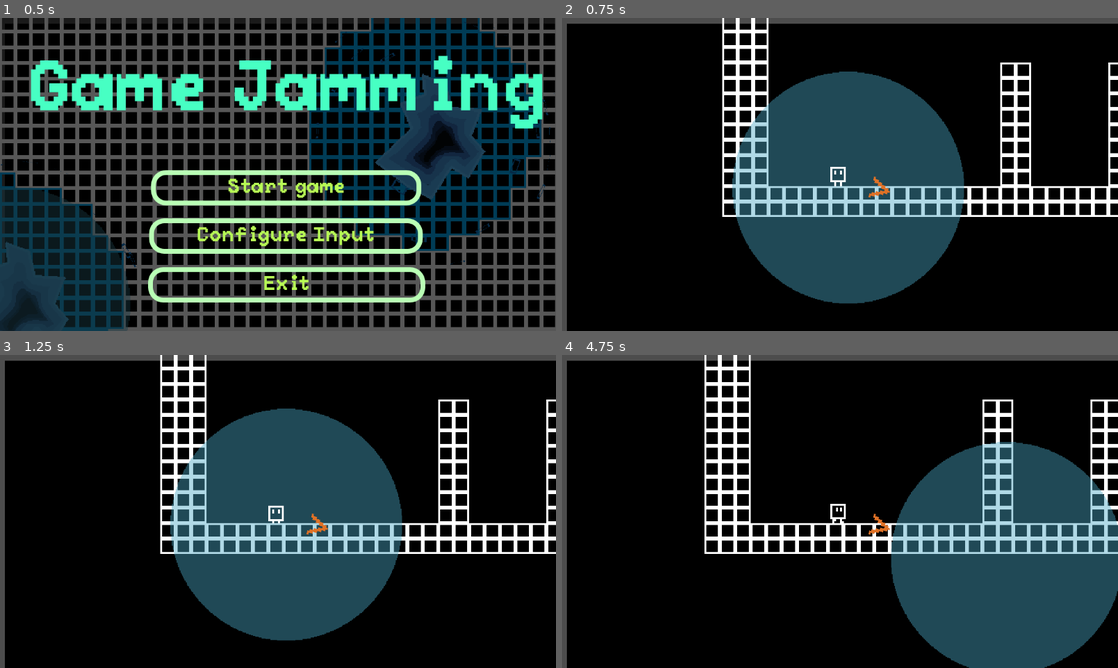
Above: before the commit, frames 1-4 (two rows, left to right).
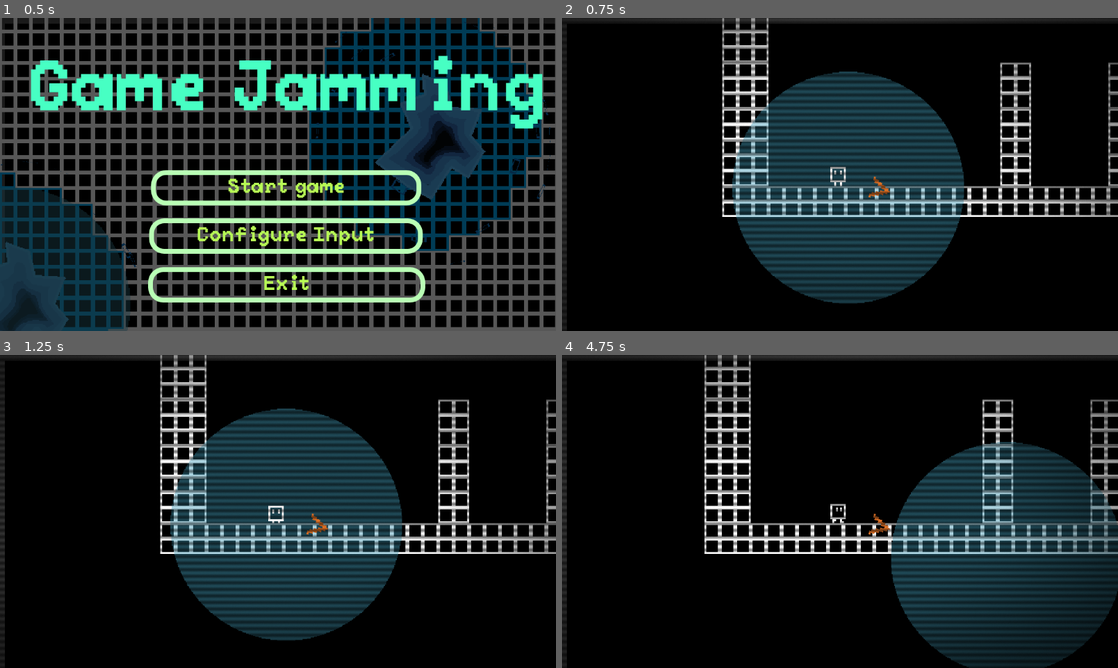
Above: after the commit, the same moments.

Repository: rcdalapicola/gwj
Game: Godot game, scene res://Menu/menu.tscn
The game is run twice, just before and just after one commit, with the same random seed, the same clock (stepped at 60 frames per second) and the same inputs.
Inputs (mouse positions are in pixels of both pictures, inside the frame that each line leads up to):
- Up to frame 1 (0.5 s): no input
- Up to frame 2 (0.75 s): click "Start game" at 0.5 s
- Up to frame 3 (1.25 s): no input
- Up to frame 4 (4.75 s): tap Enter (ui_accept) at 1.25, 1.52, 2.27, 3.77, 4.52 s; move the mouse to (962, 495) at 1.27 s; hold D (right) 1.28-2.78 s; click (962, 495) at 1.35 s; move the mouse to (728, 527) at 2.02 s; click (728, 527) at 2.1 s; move the mouse to (895, 442) at 2.77 s; hold A (left) 2.78-3.53 s; click (895, 442) at 2.85 s; move the mouse to (812, 574) at 3.52 s; hold D (right) from 3.53 s (still down); click (812, 574) at 3.6 s; move the mouse to (1006, 558) at 4.27 s; click (1006, 558) at 4.35 s

Frame 1 is identical in both runs. In frame 2, 18% of the frame differs, in the area x 0-100%, y 0-100%; in frame 3, 18%; in frame 4, 23%.

Commit message:
Add CRT filter (shader + overlay) and apply to all level scenes

Diff:
--- /dev/null
+++ b/Menu/crt_filter.tscn
@@ -0,0 +1,22 @@
+[gd_scene load_steps=2 format=4 uid="uid://crtfilter"]
+
+[ext_resource type="Shader" path="res://Menu/crt_shader.gdshader" id="1_crt"]
+
+[sub_resource type="ShaderMaterial" id="ShaderMaterial_crt"]
+shader = ExtResource("1_crt")
+shader_parameter/scanline_count = 300.0
+shader_parameter/scanline_brightness = 0.08
+shader_parameter/vignette_strength = 0.6
+shader_parameter/noise_strength = 0.04
+
+[node name="CRTFilter" type="CanvasLayer"]
+layer = 100
+
+[node name="ColorRect" type="ColorRect" parent="."]
+material = SubResource("ShaderMaterial_crt")
+anchors_preset = 15
+anchor_right = 1.0
+anchor_bottom = 1.0
+grow_horizontal = 2
+grow_vertical = 2
+mouse_filter = 2
--- /dev/null
+++ b/Menu/crt_shader.gdshader
@@ -0,0 +1,24 @@
+shader_type canvas_item;
+render_mode blend_mul;
+
+uniform float scanline_count : hint_range(0, 4096) = 300.0;
+uniform float scanline_brightness : hint_range(0, 1.0) = 0.08;
+uniform float vignette_strength : hint_range(0, 1.0) = 0.3;
+uniform float noise_strength : hint_range(0, 0.5) = 0.02;
+
+float rand(vec2 co) {
+	return fract(sin(dot(co.xy, vec2(12.9898, 78.233))) * 43758.5453);
+}
+
+void fragment() {
+	float scanline = sin(UV.y * scanline_count) * 0.5 + 0.5;
+	float scan_factor = mix(0.5, 1.0, scanline);
+
+	float d = length(UV - 0.5) * 1.41421356;
+	float vignette_factor = 1.0 - smoothstep(0.3, 1.0, d) * vignette_strength;
+
+	float noise = rand(UV + TIME * 1.5) * noise_strength;
+
+	COLOR.rgb = vec3(scan_factor * vignette_factor + noise);
+	COLOR.a = 1.0;
+}
--- a/Menu/levels/lv_01.tscn
+++ b/Menu/levels/lv_01.tscn
@@ -1,4 +1,5 @@
 [gd_scene format=4 uid="uid://cjbhnwtow7pq7"]
+[ext_resource type="PackedScene" path="res://Menu/crt_filter.tscn" id="crt_filter_res"]
 
 [ext_resource type="Script" uid="uid://dnmut1kncodgt" path="res://Menu/levels/lv_tut_01.gd" id="1_xjbfw"]
 [ext_resource type="Texture2D" uid="uid://daq08gtqlxq5g" path="res://Resources/Sprites/tileset.png" id="2_7gvab"]
@@ -81,3 +82,5 @@
 [connection signal="body_entered" from="Flag" to="LevelManager" method="_on_flag_body_entered"]
 [connection signal="body_exited" from="Flag" to="LevelManager" method="_on_flag_body_exited"]
 [connection signal="body_exited" from="PlayableArea" to="LevelManager" method="_on_playable_area_body_exited"]
+
+[node name="CRTFilter" parent="." instance=ExtResource("crt_filter_res")]
--- a/Menu/levels/lv_02.tscn
+++ b/Menu/levels/lv_02.tscn
@@ -1,4 +1,5 @@
 [gd_scene format=4 uid="uid://d10wlytwrkcuf"]
+[ext_resource type="PackedScene" path="res://Menu/crt_filter.tscn" id="crt_filter_res"]
 
 [ext_resource type="Script" uid="uid://dnmut1kncodgt" path="res://Menu/levels/lv_tut_01.gd" id="1_gom7f"]
 [ext_resource type="Texture2D" uid="uid://daq08gtqlxq5g" path="res://Resources/Sprites/tileset.png" id="2_b5uwi"]
@@ -82,3 +83,5 @@
 [connection signal="body_entered" from="Flag" to="LevelManager" method="_on_flag_body_entered"]
 [connection signal="body_exited" from="Flag" to="LevelManager" method="_on_flag_body_exited"]
 [connection signal="body_exited" from="PlayableArea" to="LevelManager" method="_on_playable_area_body_exited"]
+
+[node name="CRTFilter" parent="." instance=ExtResource("crt_filter_res")]
--- a/Menu/levels/lv_03.tscn
+++ b/Menu/levels/lv_03.tscn
@@ -1,4 +1,5 @@
 [gd_scene format=4 uid="uid://jiqxg1viu6xq"]
+[ext_resource type="PackedScene" path="res://Menu/crt_filter.tscn" id="crt_filter_res"]
 
 [ext_resource type="Script" uid="uid://dnmut1kncodgt" path="res://Menu/levels/lv_tut_01.gd" id="1_1doad"]
 [ext_resource type="Texture2D" uid="uid://daq08gtqlxq5g" path="res://Resources/Sprites/tileset.png" id="2_mj51x"]
@@ -81,3 +82,5 @@
 [connection signal="body_entered" from="Flag" to="LevelManager" method="_on_flag_body_entered"]
 [connection signal="body_exited" from="Flag" to="LevelManager" method="_on_flag_body_exited"]
 [connection signal="body_exited" from="PlayableArea" to="LevelManager" method="_on_playable_area_body_exited"]
+
+[node name="CRTFilter" parent="." instance=ExtResource("crt_filter_res")]
--- a/Menu/levels/lv_04.tscn
+++ b/Menu/levels/lv_04.tscn
@@ -1,4 +1,5 @@
 [gd_scene format=4 uid="uid://dpoe1m2a52gy6"]
+[ext_resource type="PackedScene" path="res://Menu/crt_filter.tscn" id="crt_filter_res"]
 
 [ext_resource type="Script" uid="uid://dnmut1kncodgt" path="res://Menu/levels/lv_tut_01.gd" id="1_1beqk"]
 [ext_resource type="Texture2D" uid="uid://daq08gtqlxq5g" path="res://Resources/Sprites/tileset.png" id="2_qni1j"]
@@ -85,3 +86,5 @@
 [connection signal="body_entered" from="Flag" to="LevelManager" method="_on_flag_body_entered"]
 [connection signal="body_exited" from="Flag" to="LevelManager" method="_on_flag_body_exited"]
 [connection signal="body_exited" from="PlayableArea" to="LevelManager" method="_on_playable_area_body_exited"]
+
+[node name="CRTFilter" parent="." instance=ExtResource("crt_filter_res")]
--- a/Menu/levels/lv_05.tscn
+++ b/Menu/levels/lv_05.tscn
@@ -1,4 +1,5 @@
 [gd_scene format=4 uid="uid://b421kpml8oekm"]
+[ext_resource type="PackedScene" path="res://Menu/crt_filter.tscn" id="crt_filter_res"]
 
 [ext_resource type="Script" uid="uid://dnmut1kncodgt" path="res://Menu/levels/lv_tut_01.gd" id="1_t7s25"]
 [ext_resource type="Texture2D" uid="uid://daq08gtqlxq5g" path="res://Resources/Sprites/tileset.png" id="2_61wq1"]
@@ -85,3 +86,5 @@
 [connection signal="body_entered" from="Flag" to="LevelManager" method="_on_flag_body_entered"]
 [connection signal="body_exited" from="Flag" to="LevelManager" method="_on_flag_body_exited"]
 [connection signal="body_exited" from="PlayableArea" to="LevelManager" method="_on_playable_area_body_exited"]
+
+[node name="CRTFilter" parent="." instance=ExtResource("crt_filter_res")]
--- a/Menu/levels/lv_06.tscn
+++ b/Menu/levels/lv_06.tscn
@@ -1,4 +1,5 @@
 [gd_scene format=4 uid="uid://c1x53dgvfiprk"]
+[ext_resource type="PackedScene" path="res://Menu/crt_filter.tscn" id="crt_filter_res"]
 
 [ext_resource type="Script" uid="uid://dnmut1kncodgt" path="res://Menu/levels/lv_tut_01.gd" id="1_5814q"]
 [ext_resource type="Texture2D" uid="uid://daq08gtqlxq5g" path="res://Resources/Sprites/tileset.png" id="2_rarl6"]
@@ -87,3 +88,5 @@
 [connection signal="body_entered" from="Flag" to="LevelManager" method="_on_flag_body_entered"]
 [connection signal="body_exited" from="Flag" to="LevelManager" method="_on_flag_body_exited"]
 [connection signal="body_exited" from="PlayableArea" to="LevelManager" method="_on_playable_area_body_exited"]
+
+[node name="CRTFilter" parent="." instance=ExtResource("crt_filter_res")]
--- a/Menu/levels/lv_07.tscn
+++ b/Menu/levels/lv_07.tscn
@@ -1,4 +1,5 @@
 [gd_scene format=4 uid="uid://brckpc8bafvgr"]
+[ext_resource type="PackedScene" path="res://Menu/crt_filter.tscn" id="crt_filter_res"]
 
 [ext_resource type="Script" uid="uid://dnmut1kncodgt" path="res://Menu/levels/lv_tut_01.gd" id="1_i74bf"]
 [ext_resource type="Texture2D" uid="uid://daq08gtqlxq5g" path="res://Resources/Sprites/tileset.png" id="2_jjhcx"]
@@ -87,3 +88,5 @@
 [connection signal="body_entered" from="Flag" to="LevelManager" method="_on_flag_body_entered"]
 [connection signal="body_exited" from="Flag" to="LevelManager" method="_on_flag_body_exited"]
 [connection signal="body_exited" from="PlayableArea" to="LevelManager" method="_on_playable_area_body_exited"]
+
+[node name="CRTFilter" parent="." instance=ExtResource("crt_filter_res")]
--- a/Menu/levels/lv_08.tscn
+++ b/Menu/levels/lv_08.tscn
@@ -1,4 +1,5 @@
 [gd_scene format=4 uid="uid://biurlo14lj45g"]
+[ext_resource type="PackedScene" path="res://Menu/crt_filter.tscn" id="crt_filter_res"]
 
 [ext_resource type="Script" uid="uid://dnmut1kncodgt" path="res://Menu/levels/lv_tut_01.gd" id="1_48nbl"]
 [ext_resource type="Texture2D" uid="uid://daq08gtqlxq5g" path="res://Resources/Sprites/tileset.png" id="2_hl21j"]
@@ -87,3 +88,5 @@
 [connection signal="body_entered" from="Flag" to="LevelManager" method="_on_flag_body_entered"]
 [connection signal="body_exited" from="Flag" to="LevelManager" method="_on_flag_body_exited"]
 [connection signal="body_exited" from="PlayableArea" to="LevelManager" method="_on_playable_area_body_exited"]
+
+[node name="CRTFilter" parent="." instance=ExtResource("crt_filter_res")]
--- a/Menu/levels/lv_09.tscn
+++ b/Menu/levels/lv_09.tscn
@@ -1,4 +1,5 @@
 [gd_scene format=4 uid="uid://8ixi726e0i6f"]
+[ext_resource type="PackedScene" path="res://Menu/crt_filter.tscn" id="crt_filter_res"]
 
 [ext_resource type="Script" uid="uid://dnmut1kncodgt" path="res://Menu/levels/lv_tut_01.gd" id="1_171vf"]
 [ext_resource type="Texture2D" uid="uid://daq08gtqlxq5g" path="res://Resources/Sprites/tileset.png" id="2_r0n1h"]
@@ -87,3 +88,5 @@
 [connection signal="body_entered" from="Flag" to="LevelManager" method="_on_flag_body_entered"]
 [connection signal="body_exited" from="Flag" to="LevelManager" method="_on_flag_body_exited"]
 [connection signal="body_exited" from="PlayableArea" to="LevelManager" method="_on_playable_area_body_exited"]
+
+[node name="CRTFilter" parent="." instance=ExtResource("crt_filter_res")]
--- a/Menu/levels/lv_tut_01.tscn
+++ b/Menu/levels/lv_tut_01.tscn
@@ -1,4 +1,5 @@
 [gd_scene format=4 uid="uid://bibhge576nevr"]
+[ext_resource type="PackedScene" path="res://Menu/crt_filter.tscn" id="crt_filter_res"]
 
 [ext_resource type="Script" uid="uid://bambg4s6e8oli" path="res://Menu/levels/lv_tutorial.gd" id="1_35fjq"]
 [ext_resource type="Texture2D" uid="uid://daq08gtqlxq5g" path="res://Resources/Sprites/tileset.png" id="1_sxoxx"]
@@ -70,3 +71,5 @@
 
 [connection signal="body_entered" from="Flag" to="LevelManager" method="_on_flag_body_entered"]
 [connection signal="body_exited" from="Flag" to="LevelManager" method="_on_flag_body_exited"]
+
+[node name="CRTFilter" parent="." instance=ExtResource("crt_filter_res")]
